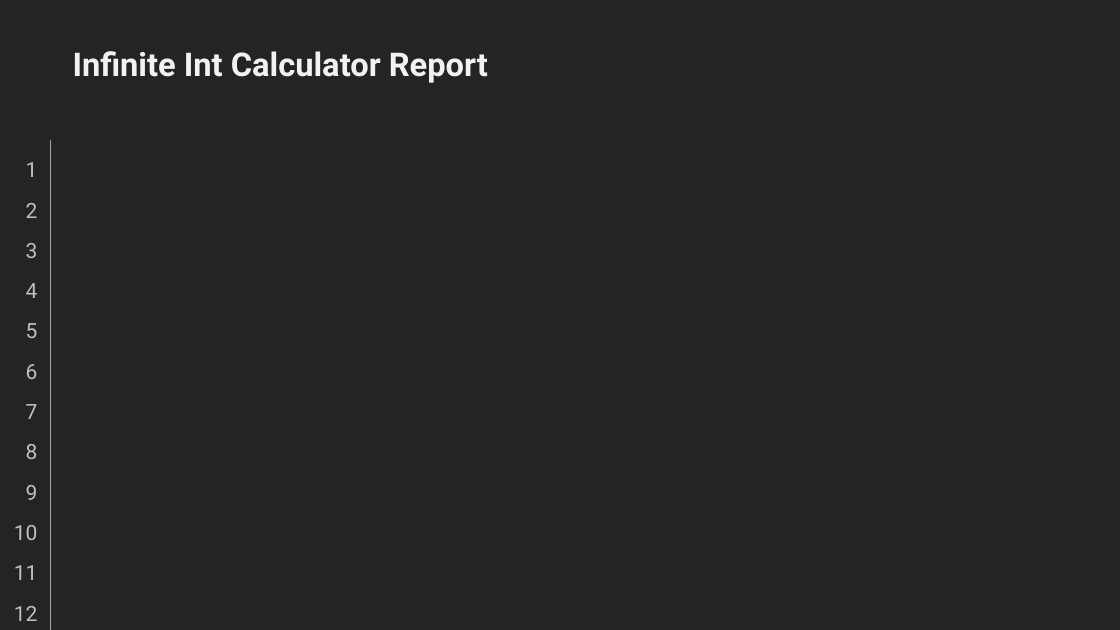
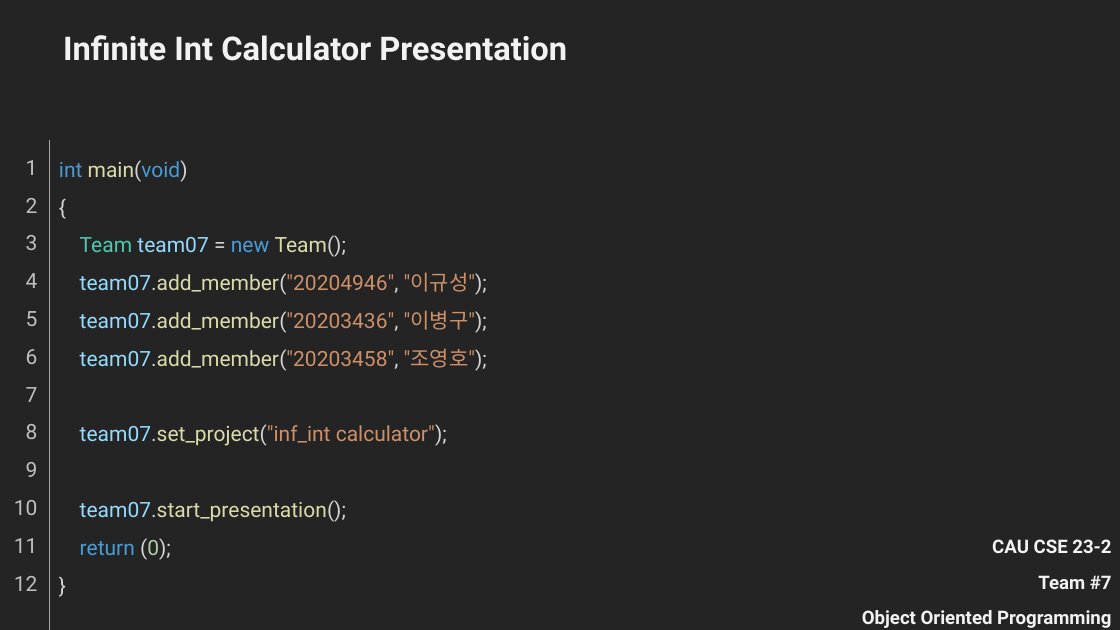
Before and after one commit to Tastypotato245/OOP_Project02, a slide deck: slide 1 of OOP_Project02_Team07.pptx. Drawn at 1120x630 pixels with LibreOffice and Linux fonts; fonts in the diff are those of the drawing. Boxes give left, top, right and bottom in pixels: in the first picture for what was removed or moved away, otherwise in the second. Text is boxed around its words. In the diff, an @@ line names an element or a change of style, - is before the commit and + after.

Commit message:
modi: Makefile modified and in progress about ppt

```diff
--- a/OOP_Project02_Team07.pptx
+++ b/OOP_Project02_Team07.pptx
@@ text at box(63, 35, 567, 61): text changed @@
-Infinite Int Calculator Report
+Infinite Int Calculator Presentation
@@ text "1" at box(14, 160, 38, 591): line spacing 1.6 to 1.5 @@
@@ text added at box(59, 160, 487, 560), 18 pt, text #CD9069 @@
+int main(void)
+{
+Team team07 = new Team();
+team07.add_member("20204946", "이규성");
+team07.add_member("20203436", "이병구");
+team07.add_member("20203458", "조영호");
+team07.set_project("inf_int calculator");
+team07.start_presentation();
+return (0);
+}
@@ text added at box(862, 539, 1112, 628), 16 pt, text #F2F2F2, bold @@
+CAU CSE 23-2
+Team #7
+Object Oriented Programming
```
Also in this commit, not shown: 2 other files.
